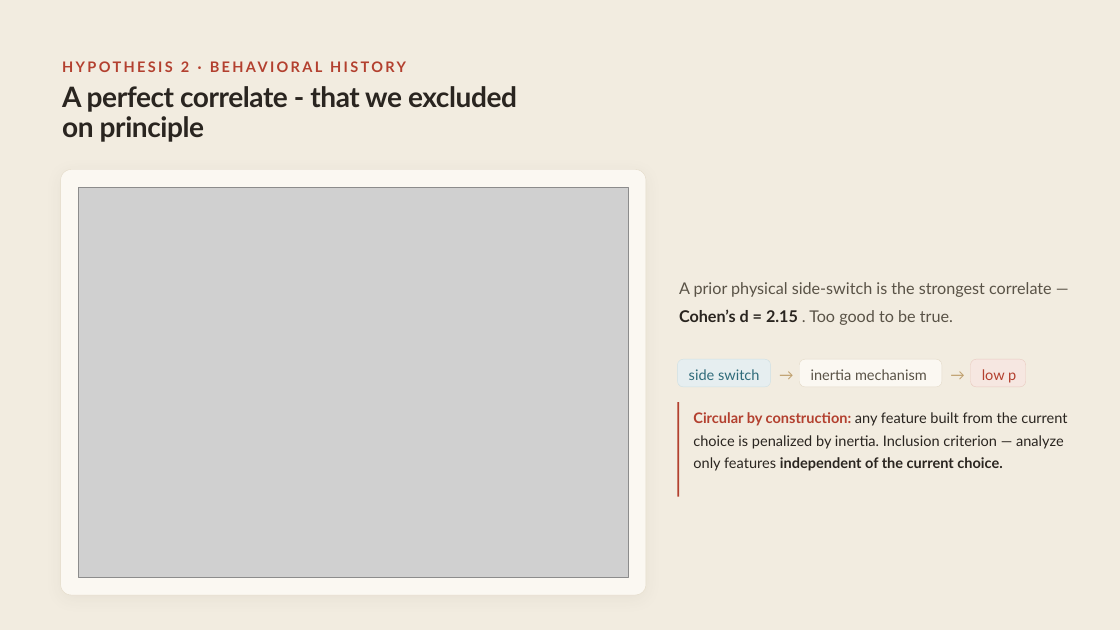
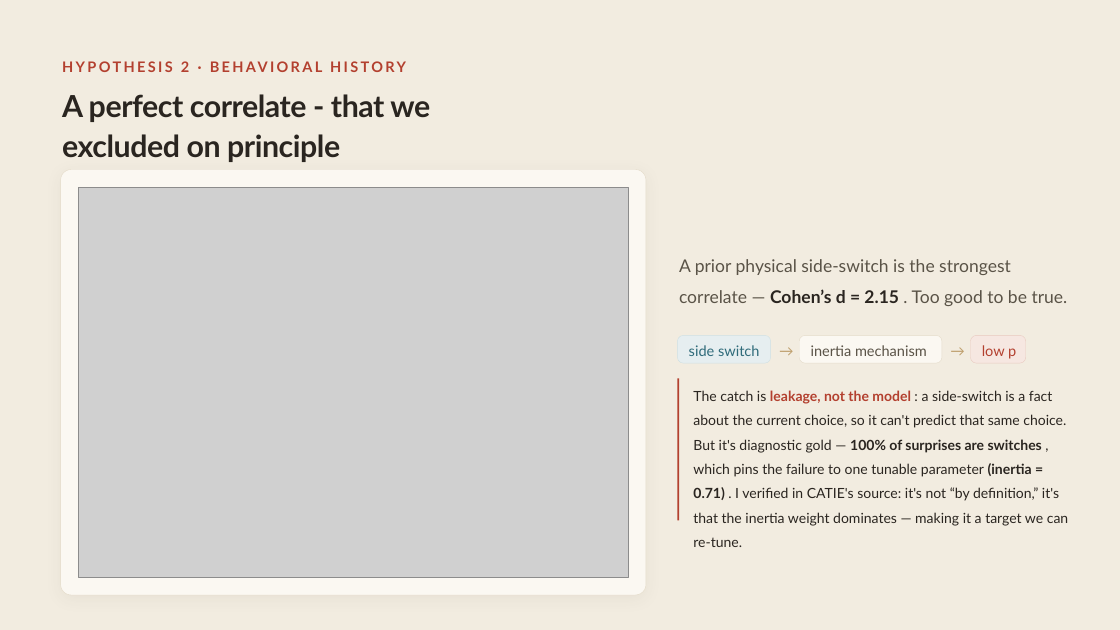
Before and after one commit to ShirHolzman/Amirim-Research, a slide deck: slide 13 of Amirim-Presentation.pptx. Drawn at 1120x630 pixels with LibreOffice and Linux fonts; fonts in the diff are those of the drawing; grey boxes stand for pictures. Boxes give left, top, right and bottom in pixels: in the first picture for what was removed or moved away, otherwise in the second. Text is boxed around its words. In the diff, an @@ line names an element or a change of style, - is before the commit and + after.

```diff
--- a/Amirim-Presentation.pptx
+++ b/Amirim-Presentation.pptx
@@ text "A perfect correlate - that ..." at (x1=62, y1=94, x2=430, y2=162): size 36.1 to 39 pt; line spacing 0.9 to 1.1 @@
@@ text "A prior physical side-switch is ..." at (x1=679, y1=259, x2=1068, y2=306): size 20.8 to 22.5 pt @@
@@ 6 texts, 3 rounded rectangles moved together from (x1=678, y1=282, x2=1052, y2=387) to (x1=678, y1=259, x2=1068, y2=363) @@
@@ rectangle resized from (x1=678, y1=402, x2=679, y2=497) to (x1=678, y1=379, x2=679, y2=521) @@
@@ text at (x1=693, y1=390, x2=1068, y2=526): text changed; size 18.7 to 18 pt @@
-Circular by construction: any feature built from the current choice is penalized by inertia. Inclusion criterion — analyze only features independent of the current choice.
+The catch is leakage, not the model : a side-switch is a fact about the current choice, so it can't predict that same choice. But it's diagnostic gold — 100% of surprises are switches , which pins the failure to one tunable parameter (inertia = 0.71) . I verified in CATIE's source: it's not “by definition,” it's that the inertia weight dominates — making it a target we can re-tune.
```
Also in this commit, not shown: 15 other slides changed, 2 slides added, 2 slides removed, 2 other files.
